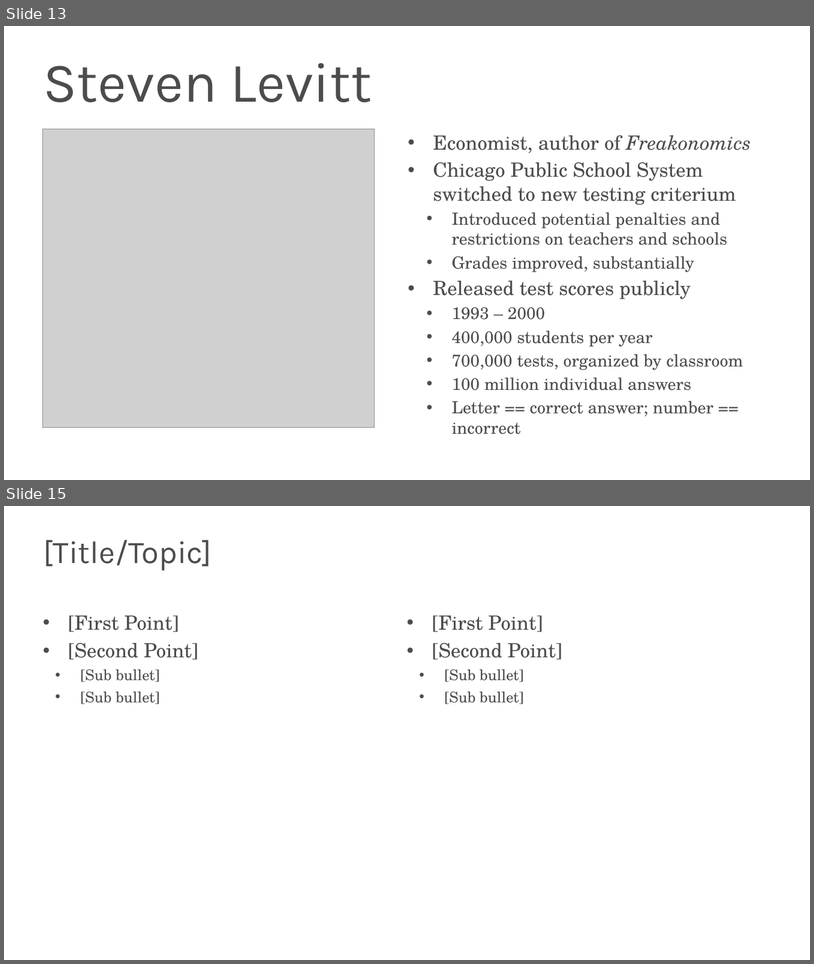
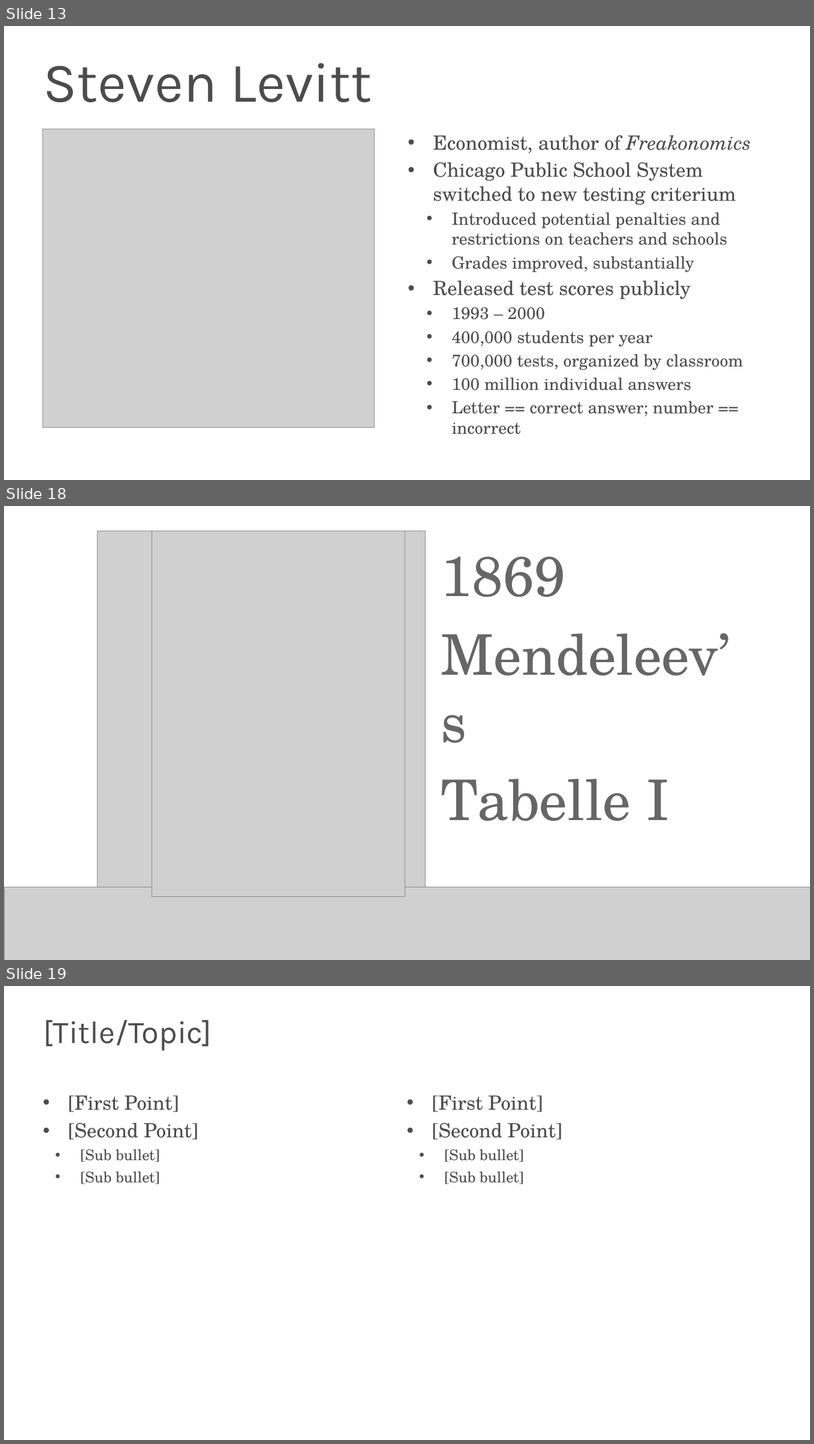
Before and after one commit to s-kyle-reed/data-lecture, a slide deck: lecture.pptx. Shown one above the other, each under a label of ours: slides 13 and 15 before the commit, slides 13, 18 and 19 after it; the slides between them are not shown. The pictures are 814x964 and 814x1444 pixels, drawn with LibreOffice and Linux fonts; fonts in the diff are those of the drawing; grey boxes stand for pictures; background and template pictures are left out. Boxes give left, top, right and bottom in pixels: in the first picture for what was removed or moved away, otherwise in the second. Text is boxed around its words. In the diff, an @@ line names an element or a change of style, - is before the commit and + after.

Commit message:
started mendeleev

```diff
--- a/lecture.pptx
+++ b/lecture.pptx
@@ slide 18 added at box(4, 506, 810, 960), background #FFFFFF @@
@@ picture added at box(97, 531, 426, 897) @@
@@ picture added at box(152, 531, 405, 897) @@
@@ text added at box(441, 556, 731, 821), 80 pt, text #666666 @@
+1869
+Mendeleev’s
+Tabelle I
@@ picture added at box(4, 887, 810, 960) @@
@@ what was slide 15 is now slide 19 @@
```
Also in this commit, not shown: 1 slide changed, 3 other slides added, 1 other file.
